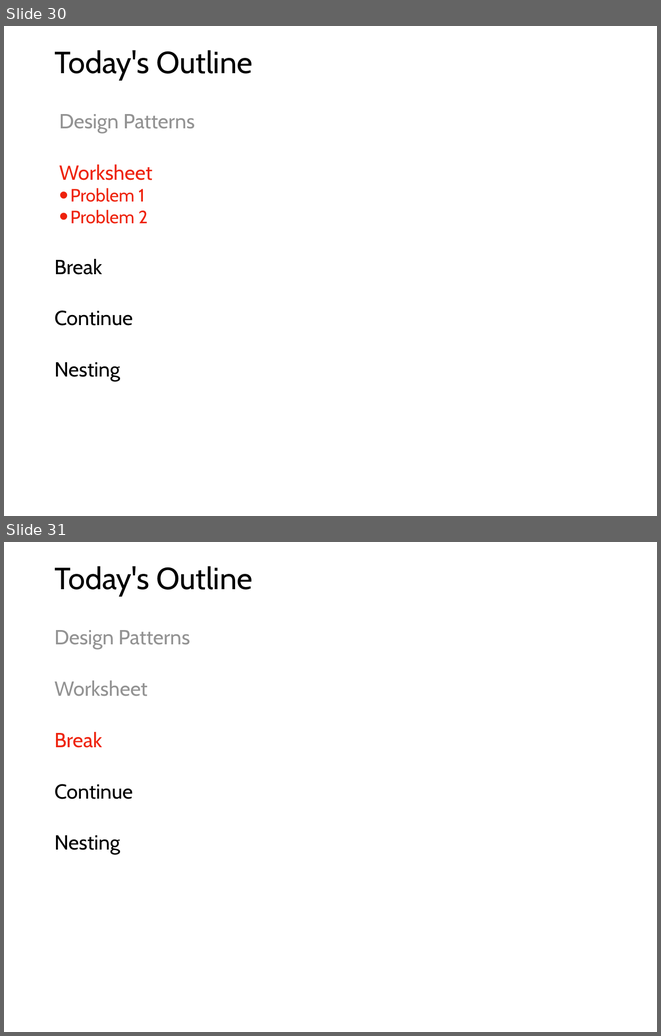
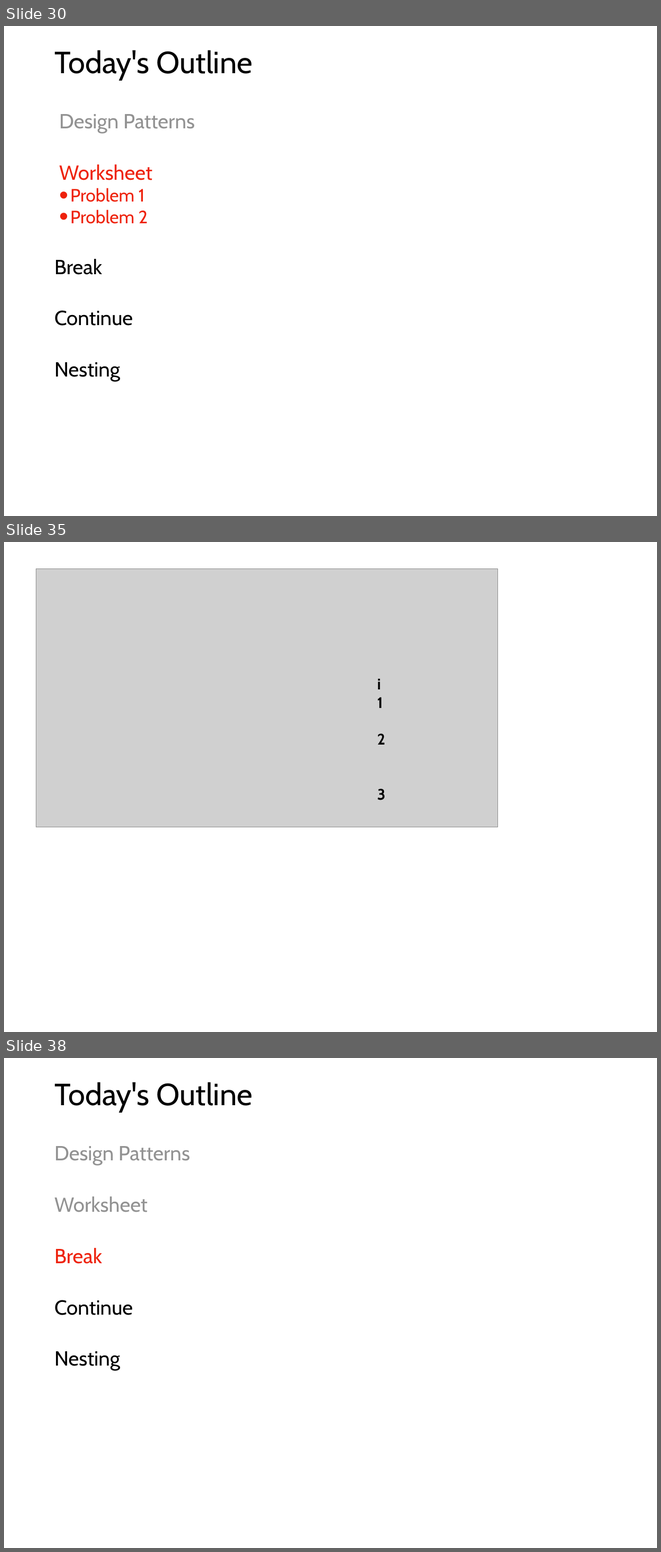
Before and after one commit to tylerharter/caraza-harter-com, a slide deck: tyler/meena/cs220/f20/materials/lec_12_F20.ppt. Shown one above the other, each under a label of ours: slides 30 and 31 before the commit, slides 30, 35 and 38 after it; the slides between them are not shown. The pictures are 661x1036 and 661x1552 pixels, drawn with LibreOffice and Linux fonts; fonts in the diff are those of the drawing; grey boxes stand for pictures. Boxes give left, top, right and bottom in pixels: in the first picture for what was removed or moved away, otherwise in the second. Text is boxed around its words. In the diff, an @@ line names an element or a change of style, - is before the commit and + after.

```diff
--- a/tyler/meena/cs220/f20/materials/lec_12_F20.ppt
+++ b/tyler/meena/cs220/f20/materials/lec_12_F20.ppt
@@ slide 35 added at (x1=4, y1=542, x2=657, y2=1032), background #FFFFFF @@
@@ picture added at (x1=36, y1=568, x2=497, y2=826) @@
@@ text added at (x1=377, y1=678, x2=386, y2=800), 24 pt, text #000000, bold @@
+i
+1
+2
+3
@@ what was slide 31 is now slide 38 @@
```
Also in this commit, not shown: 2 slides changed, 14 other slides added.
